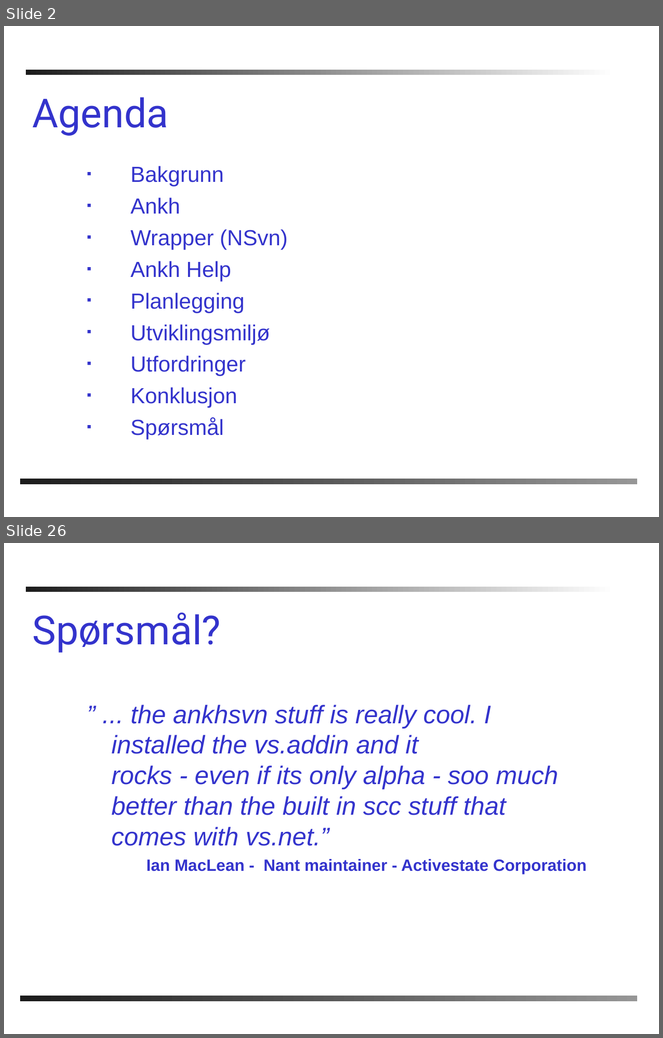
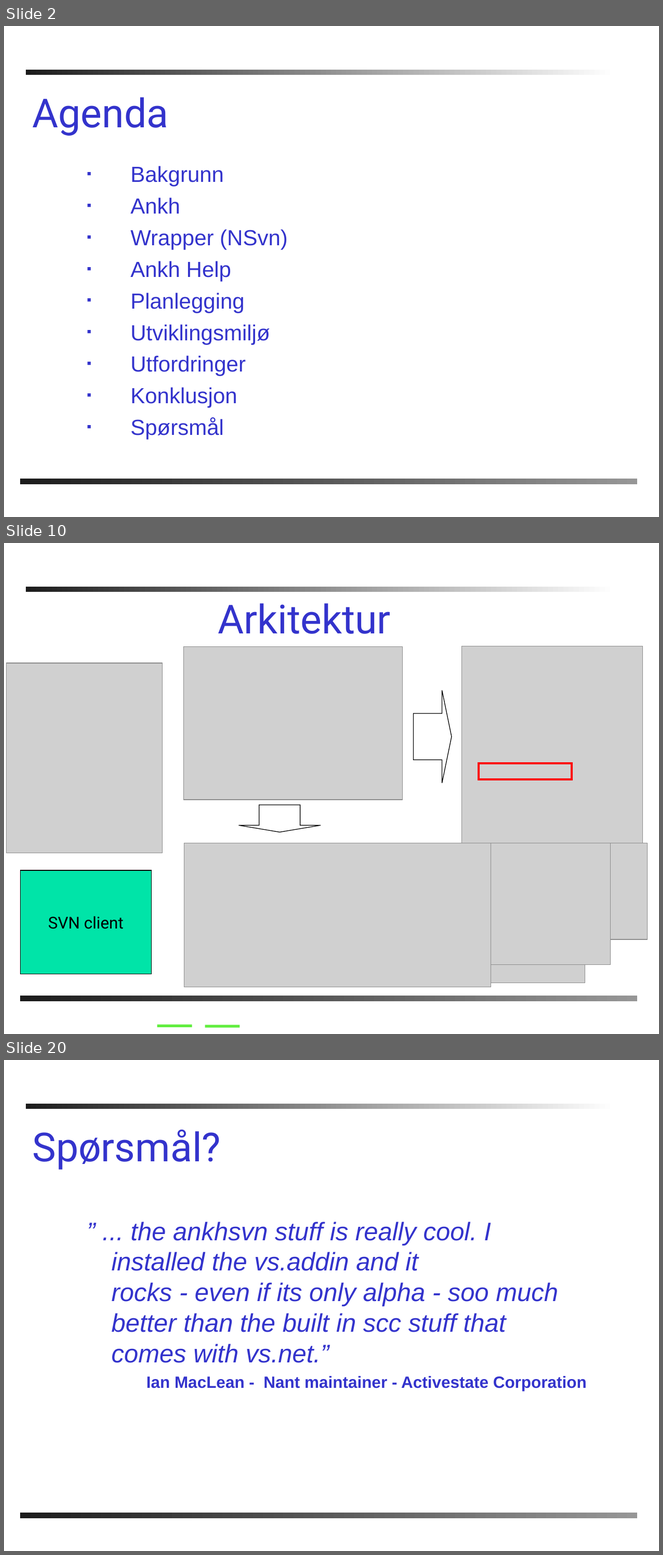
Before and after one commit to PhilJollans/AnkhSVN2019, a slide deck: doc/powerpoint/Subversion_addin_for_VS.NET.ppt. Shown one above the other, each under a label of ours: slides 2 and 26 before the commit, slides 2, 10 and 20 after it; the slides between them are not shown. The pictures are 663x1038 and 663x1555 pixels, drawn with LibreOffice and Linux fonts; fonts in the diff are those of the drawing; grey boxes stand for pictures; background and template pictures are left out. Boxes give left, top, right and bottom in pixels: in the first picture for what was removed or moved away, otherwise in the second. Text is boxed around its words. In the diff, an @@ line names an element or a change of style, - is before the commit and + after.

```diff
--- a/doc/powerpoint/Subversion_addin_for_VS.NET.ppt
+++ b/doc/powerpoint/Subversion_addin_for_VS.NET.ppt
@@ slide 10 added at (4,543,659,1034), background #FFFFFF; not listed: 2 template elements that a slide beside it also shows @@
@@ title added at (218,603,391,634), 44 pt, text #3333CC @@
+Arkitektur
@@ picture added at (183,646,402,800) @@
@@ picture added at (462,646,643,843) @@
@@ picture added at (7,663,163,853) @@
@@ right arrow added at (414,691,452,783), outline #000000 0.74 pt @@
@@ rectangle added at (479,763,572,780), outline #FF0000 2.24 pt @@
@@ down arrow added at (239,805,321,833), outline #000000 0.74 pt @@
@@ picture added at (184,843,491,987) @@
@@ picture added at (190,843,505,952) @@
@@ picture added at (190,843,594,896) @@
@@ picture added at (190,843,647,939) @@
@@ picture added at (190,843,585,982) @@
@@ picture added at (190,843,610,965) @@
@@ rectangle added at (21,871,152,974), fill #00E4A8, outline #000000 0.74 pt, 18 pt, text #000000 @@
+SVN client
@@ line added from (157, 1027) to (192, 1027), #60EE3E 3 pt @@
@@ line added from (205, 1027) to (240, 1027), #60EE3E 3 pt @@
@@ what was slide 26 is now slide 20 @@
```
Also in this commit, not shown: 15 slides changed, 1 other slide added, 8 slides removed.
